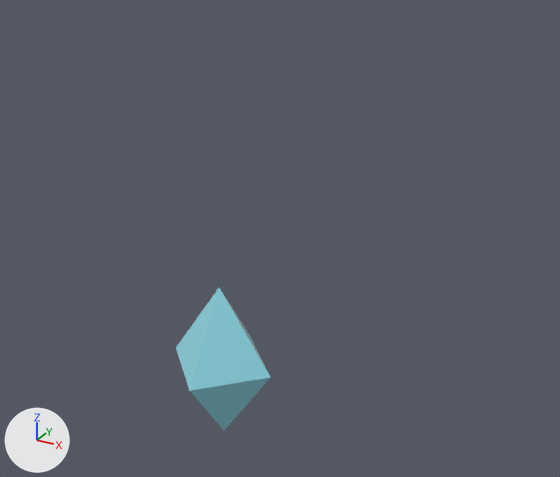
An edit to the glTF model engine/samples/sandbox_3d/assets/crystal.glb, drawn before and after from the same camera.
Both versions are drawn from a camera (50 mm lens) standing at (3.96, -5.91, 4.55) and looking at (0.49, 0.41, 1.39). The axes (+X, +Y, +Z) are drawn at lower left. The lights are the same throughout. The first picture is the older version. Vertices at exactly the same position are counted once.

In view in the first picture: 'Crystal'.
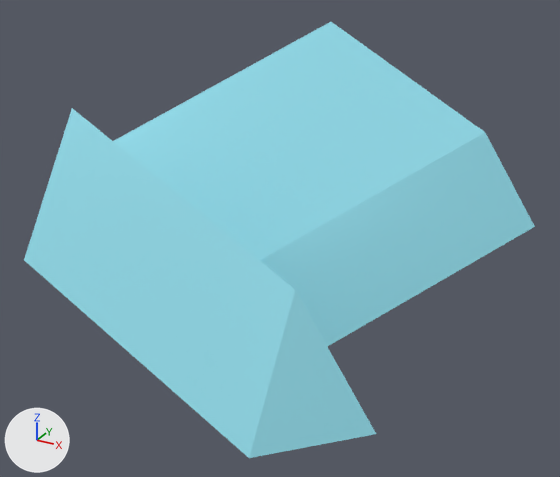
Diff of the bpy script that builds the scene:
```diff
--- a/engine/samples/sandbox_3d/assets/crystal.glb.py
+++ b/engine/samples/sandbox_3d/assets/crystal.glb.py
@@ me_crystalmesh @@
 # used by ob_crystal; location = (0.0, 0.0, 0.0)
-me_crystalmesh.from_pydata(...)  # 6 vertices, 8 faces; spans x -0.6..0.6, y -0.6..0.6, z -0.9..0.9
+me_crystalmesh.from_pydata(...)  # 20 vertices, 50 faces; spans x -2.33..2.55, y -2.36..2.55, z -0.9..3.16
+# me_crystalmesh part 1
+# 6 faces are deleted
+# 4 vertices are added at (-1.73, 0.0, 1.86), (-1.73, -0.6, 0.96), (-2.33, 0.0, 0.96), (-1.73, 0.6, 0.96)
+# 5 new vertices lie (1.76, -1.76, 1.17) away from vertices in x -1.73..0.6, y -0.6..0.0, z 0.0..1.86
+# 5 new vertices lie (1.95, 1.95, 1.3) away from vertices in x -1.73..0.6, y 0.0..0.6, z 0.0..1.86
+# 48 new faces join them
 me_crystalmesh.materials.append(mat_crystalmat)
@@ ob_crystal @@
 ob_crystal.location = (0.0, 0.0, 0.0)
+ob_crystal.scale = (1.05, 1.05, 1.05)
```

Pixel boxes (x1, y1, x2, y2) of what changed, in the pictures (560 x 477 px):
'Crystal', reshaped, rescaled (433% wider, 203% taller): before (176, 288, 271, 431); after (24, 22, 535, 458)
